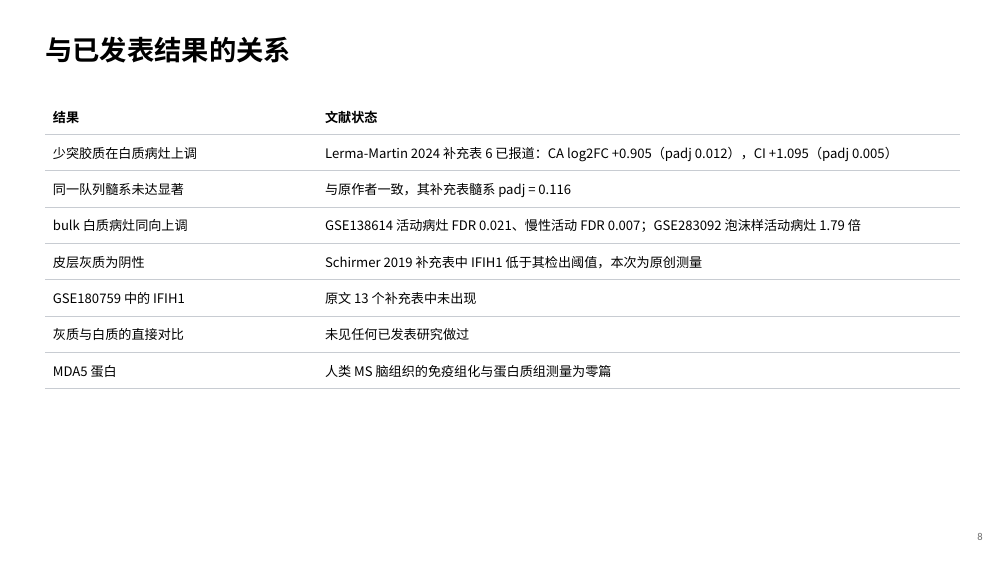
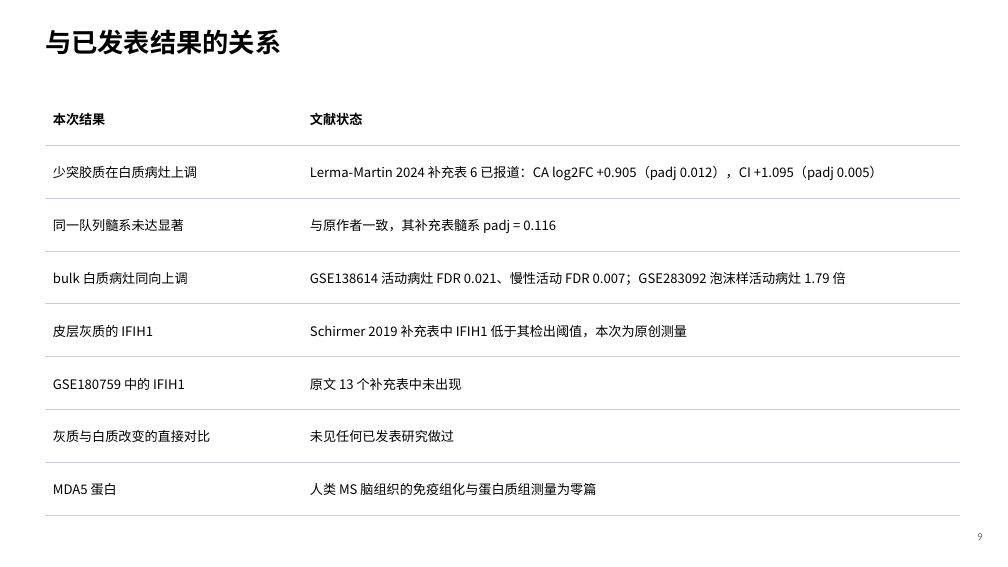
Before and after one commit to 7c96bzczcj-prog/aaa, a slide deck: slide 10 of results/mda5/MDA5_IFIH1_人脑与MS.pptx (slide 9 before the commit). Drawn at 1008x567 pixels with LibreOffice and Linux fonts; fonts in the diff are those of the drawing. Boxes give left, top, right and bottom in pixels: in the first picture for what was removed or moved away, otherwise in the second. Text is boxed around its words. In the diff, an @@ line names an element or a change of style, - is before the commit and + after.

```diff
--- a/results/mda5/MDA5_IFIH1_人脑与MS.pptx
+++ b/results/mda5/MDA5_IFIH1_人脑与MS.pptx
@@ text "与已发表结果的关系" at <box>45,29,281,55</box>: size 26 to 25 pt @@
@@ table at <box>45,92,960,499</box> @@
-row 1, column 1: 结果
+row 1, column 1: 本次结果
-row 5, column 1: 皮层灰质为阴性
+row 5, column 1: 皮层灰质的 IFIH1
-row 7, column 1: 灰质与白质的直接对比
+row 7, column 1: 灰质与白质改变的直接对比
@@ table: place and size @@
-table at <box>45,98,960,381</box>
+table at <box>45,92,960,499</box>
```
Also in this commit, not shown: 2 other slides changed, 8 slides added, 7 slides removed, 13 other files.
